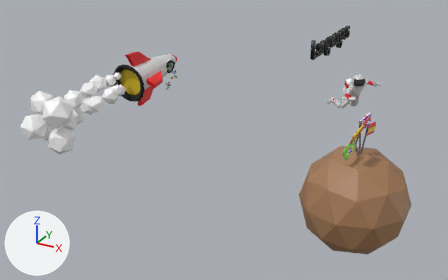
The glTF model models/languages.glb: old version first, new version second.
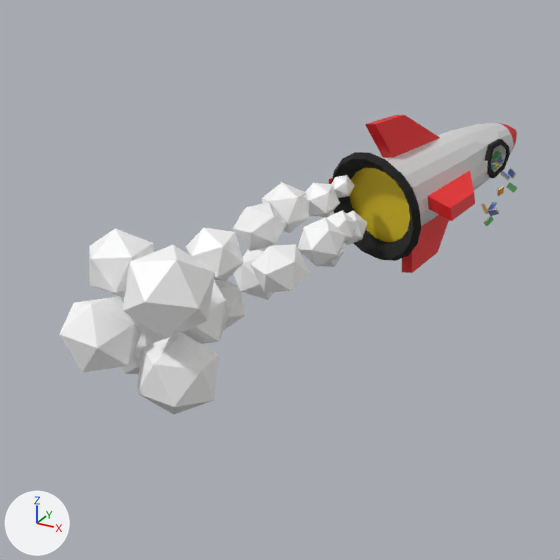
The first picture shows the older version from a camera (50 mm lens) standing at (30.3, -44.2, 16.4) and looking at (8.9, -5.3, -3.1). The close-ups show both versions on the part from 0% to 43% of the width and 4% to 73% of the height of that picture; other places that the commit changed are outside them. Every picture has the same lights, and +X, +Y and +Z are marked at lower left. Where no turn or scale is listed for an object, it has been applied to the vertices.

The older version as bpy lines, for what is in view:
```python
ob_icosphere_011 = bpy.data.objects.new('Icosphere.011', me_icosphere_057)
ob_icosphere_011.location = (-2.54, -6.92, 0.26)
ob_icosphere_014 = bpy.data.objects.new('Icosphere.014', me_icosphere_016)
ob_icosphere_014.location = (-1.55, -12.77, -2.36)
ob_icosphere_024 = bpy.data.objects.new('Icosphere.024', me_icosphere_009)
ob_icosphere_024.location = (-3.76, -11.52, -2.31)
ob_icosphere_025 = bpy.data.objects.new('Icosphere.025', me_icosphere_010)
ob_icosphere_025.location = (-3.57, -12.28, 0.13)
ob_icosphere_026 = bpy.data.objects.new('Icosphere.026', me_icosphere_029)
ob_icosphere_026.location = (-1.21, -13.08, 0.07)
ob_icosphere_027 = bpy.data.objects.new('Icosphere.027', me_icosphere_013)
ob_icosphere_027.location = (-3.22, -13.6, -1.28)
ob_icosphere_028 = bpy.data.objects.new('Icosphere.028', me_icosphere_014)
ob_icosphere_028.location = (-1.97, -11.57, -1.1)
# also in view: 'Cylinder.002' at (-0.9, -0.9, -0.3); 'Icosphere.020' at (-0.1, -7.6, -0.2); 'Icosphere.023' at (-0.2, -9.3, -0.5); 'Icosphere.022' at (-1.6, -10.2, 0.0); 'Icosphere.013' at (-1.8, -5.5, 0.1)
```
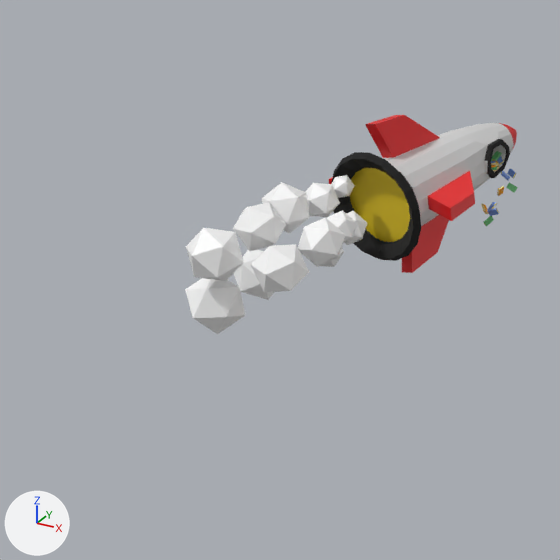
Boxes (x1, y1, x2, y2) around the edits, measured in the close-ups (560 x 560 px):
'Icosphere.026', deleted: before (123, 245, 215, 339)
'Icosphere.014', deleted: before (136, 333, 219, 414)
'Icosphere.027', deleted: before (59, 296, 141, 372)
'Icosphere.025', deleted: before (89, 229, 153, 298)
'Icosphere.028', deleted: before (178, 281, 230, 344)
'Icosphere.024', deleted: before (122, 318, 164, 374)
'Icosphere.015', unchanged, uncovered by the edit: before (214, 280, 245, 330); after (185, 278, 245, 334)

The change in detail:
Object 'Icosphere.014' (ob_icosphere_014) is deleted.
Object 'Icosphere.026' (ob_icosphere_026) is deleted.
Object 'Icosphere.024' (ob_icosphere_024) is deleted.
Object 'Icosphere.025' (ob_icosphere_025) is deleted.
Object 'Icosphere.027' (ob_icosphere_027) is deleted.
Object 'Icosphere.028' (ob_icosphere_028) is deleted.
